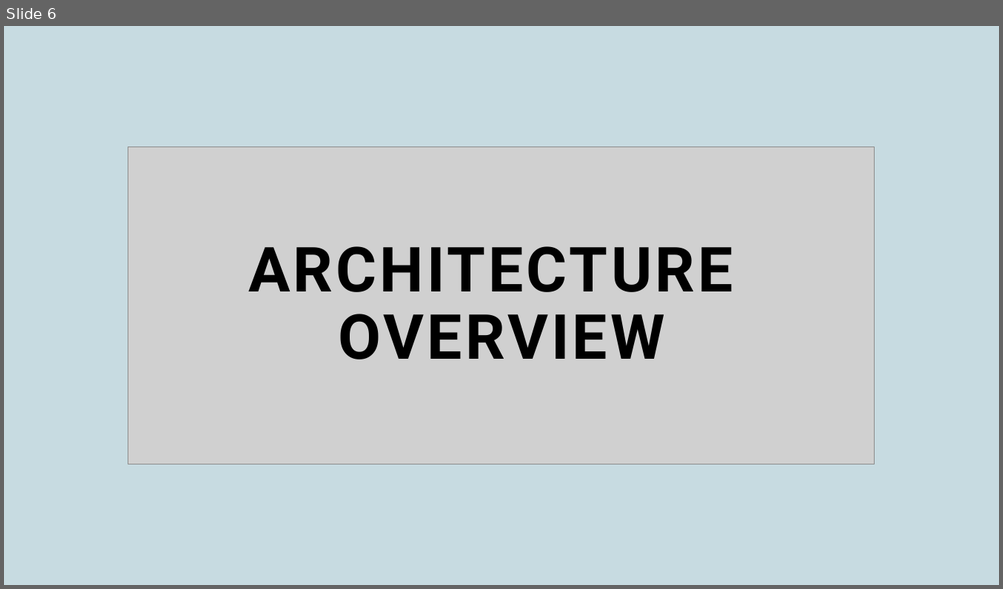
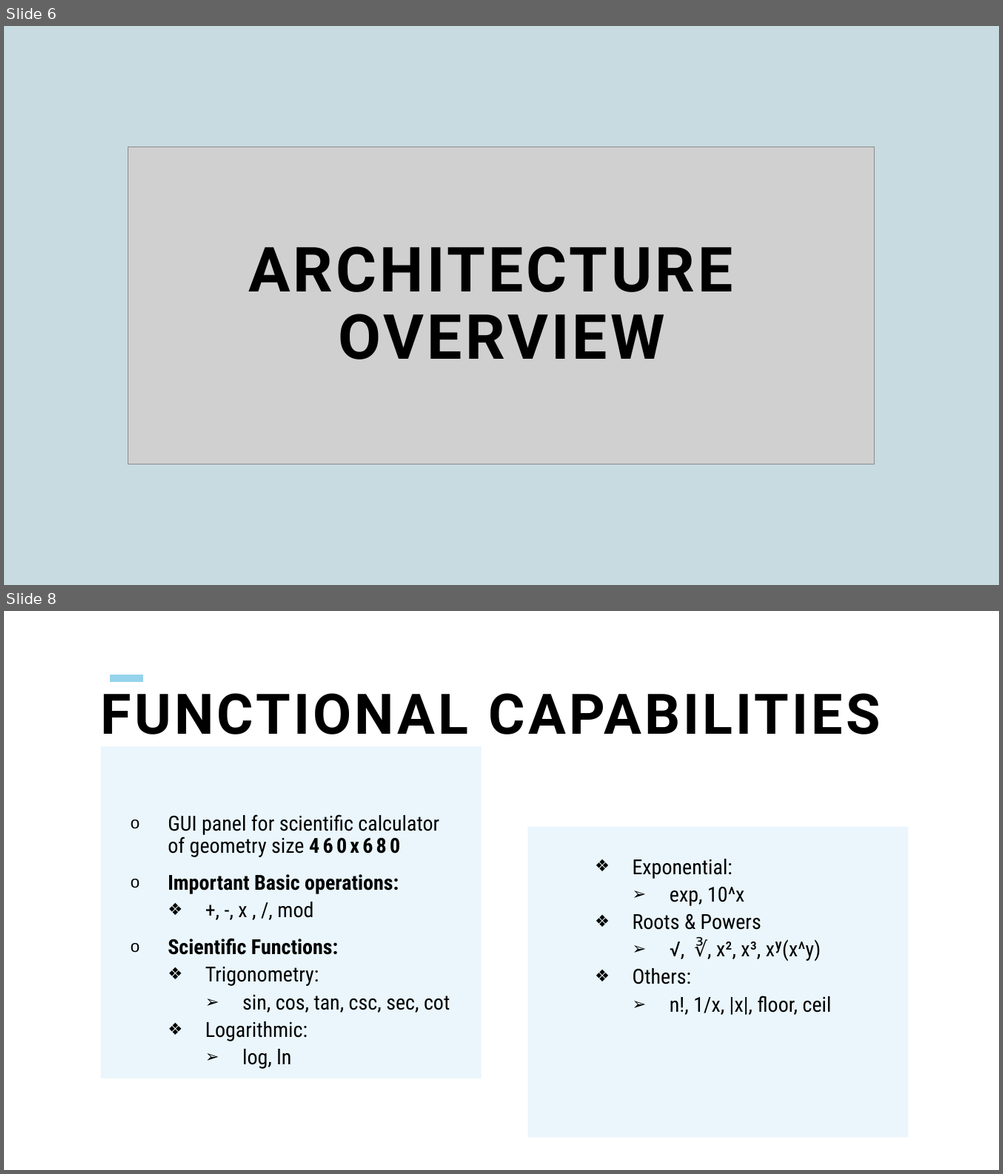
Before and after one commit to aishks14/scientific-calc-project-2, a slide deck: scientific-calculator-project-2.pptx. Shown one above the other, each under a label of ours: slide 6 before the commit, slides 6 and 8 after it; the slides between them are not shown. The pictures are 1003x589 and 1003x1174 pixels, drawn with LibreOffice and Linux fonts; fonts in the diff are those of the drawing; grey boxes stand for pictures. Boxes give left, top, right and bottom in pixels: in the first picture for what was removed or moved away, otherwise in the second. Text is boxed around its words. In the diff, an @@ line names an element or a change of style, - is before the commit and + after.

```diff
--- a/scientific-calculator-project-2.pptx
+++ b/scientific-calculator-project-2.pptx
@@ slide 8 added at bbox=[4, 611, 999, 1170], background #FFFFFF @@
@@ title added at bbox=[101, 693, 880, 735], 54 pt, text #000000, bold @@
+FUNCTIONAL CAPABILITIES
@@ line added from (110, 678) to (144, 678), #96D3ED 7 pt @@
@@ text added at bbox=[101, 747, 481, 1079], fill #EAF6FB, 20 pt, text #000000 @@
+o GUI panel for scientific calculator of geometry size 460x680
+o Important Basic operations:
+  ❖ +, -, x , /, mod
+o Scientific Functions:
+  ❖ Trigonometry:
+    ➢ sin, cos, tan, csc, sec, cot
+  ❖ Logarithmic:
+    ➢ log, ln
@@ text added at bbox=[528, 826, 908, 1138], fill #EAF6FB, 20 pt, text #000000 @@
+  ❖ Exponential:
+    ➢ exp, 10^x
+  ❖ Roots & Powers
+    ➢ √, ∛, x², x³, xʸ(x^y)
+  ❖ Others:
+    ➢ n!, 1/x, |x|, floor, ceil
```
Also in this commit, not shown: 6 slides changed, 5 other slides added, 6 slides removed.
